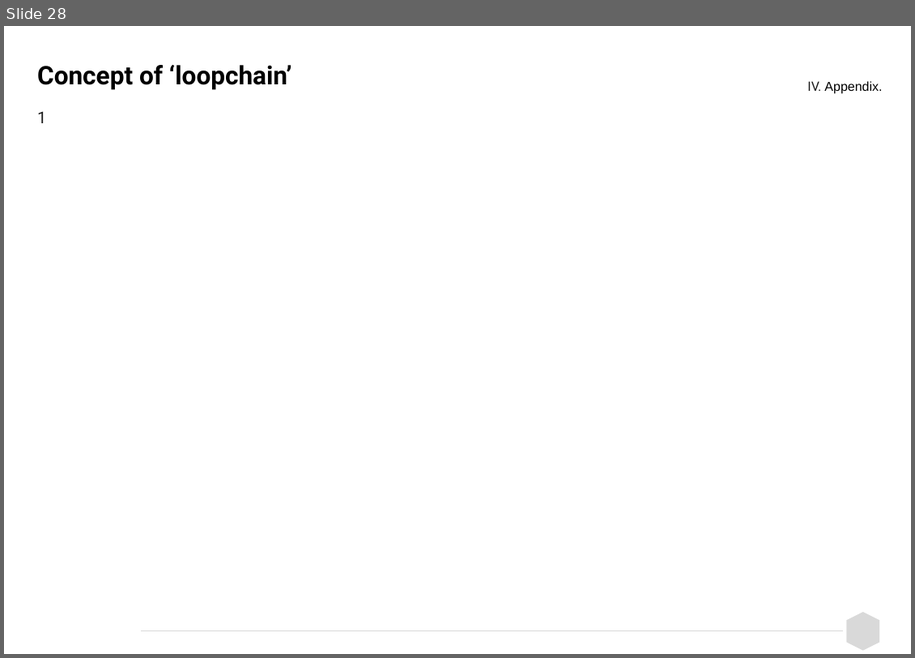
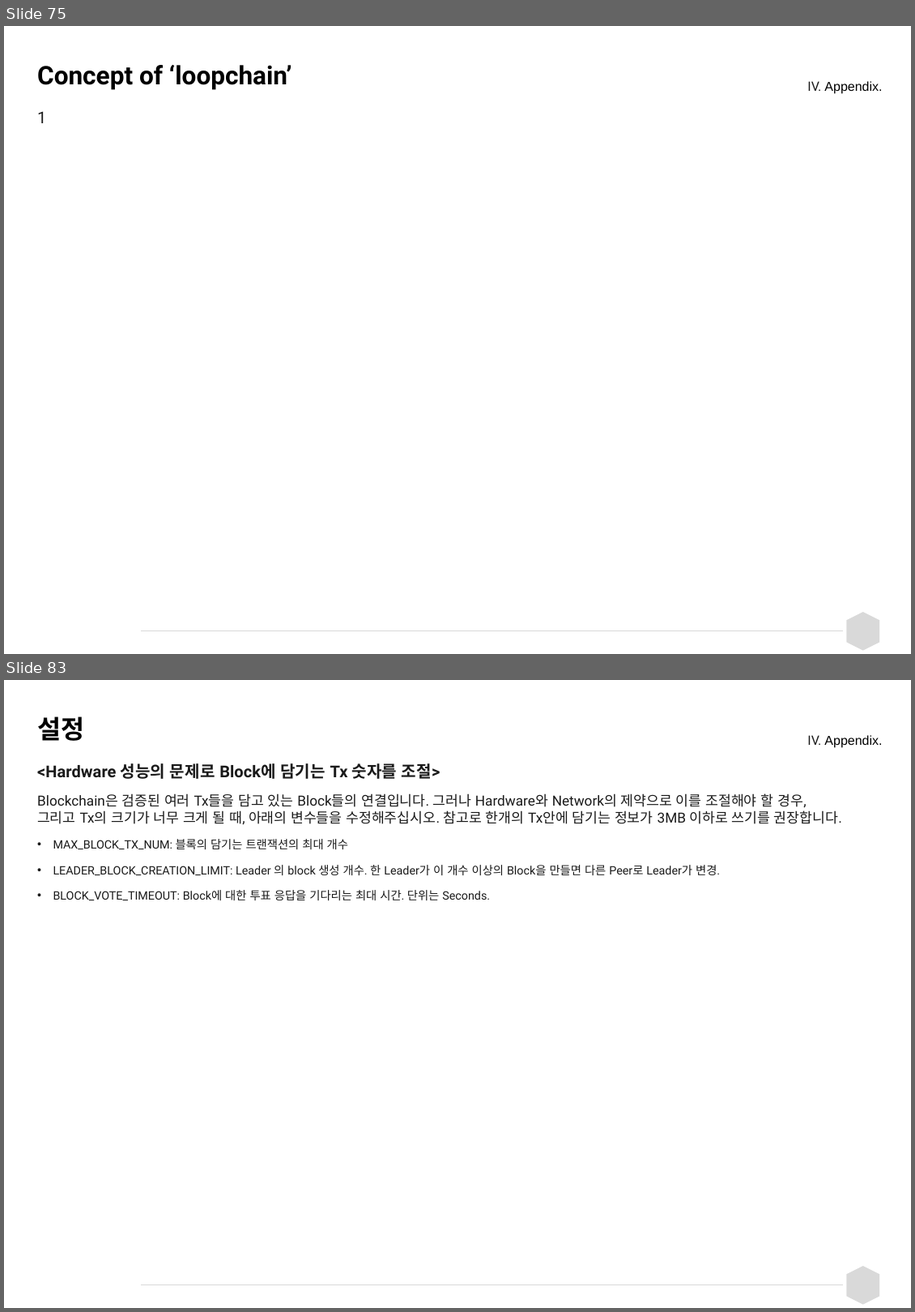
Before and after one commit to spritofwind/loopchain-docs, a slide deck: loopchain_교육_20180322_v0.1.pptx. Shown one above the other, each under a label of ours: slide 28 before the commit, slides 75 and 83 after it; the slides between them are not shown. The pictures are 915x658 and 915x1312 pixels, drawn with LibreOffice and Linux fonts; fonts in the diff are those of the drawing; background and template pictures are left out. Boxes give left, top, right and bottom in pixels: in the first picture for what was removed or moved away, otherwise in the second. Text is boxed around its words. In the diff, an @@ line names an element or a change of style, - is before the commit and + after.

```diff
--- a/loopchain_교육_20180322_v0.1.pptx
+++ b/loopchain_교육_20180322_v0.1.pptx
@@ slide 83 added at (4,680,911,1308), background #FFFFFF; not listed: 2 template elements that a slide beside it also shows @@
@@ title added at (37,716,84,741), 22 pt, text #000000, bold @@
+설정
@@ text added at (808,735,882,748), 11.1 pt, text #000000 @@
+IV. Appendix.
@@ text added at (37,763,842,900), 10 pt, text #1A1A1A @@
+<Hardware 성능의 문제로 Block에 담기는 Tx 숫자를 조절>
+Blockchain은 검증된 여러 Tx들을 담고 있는 Block들의 연결입니다. 그러나 Hardware와 Network의 제약으로 이를 조절해야 할 경우, 그리고 Tx의 크기가 너무 크게 될 때, 아래의 변수들을 수정해주십시오. 참고로 한개의 Tx안에 담기는 정보가 3MB 이하로 쓰기를 권장합니다.
+• MAX_BLOCK_TX_NUM: 블록의 담기는 트랜잭션의 최대 개수
+• LEADER_BLOCK_CREATION_LIMIT: Leader 의 block 생성 개수. 한 Leader가 이 개수 이상의 Block을 만들면 다른 Peer로 Leader가 변경.
+• BLOCK_VOTE_TIMEOUT: Block에 대한 투표 응답을 기다리는 최대 시간. 단위는 Seconds.
@@ what was slide 28 is now slide 75 @@
```
Also in this commit, not shown: 12 slides changed, 55 other slides added, 7 other files.
